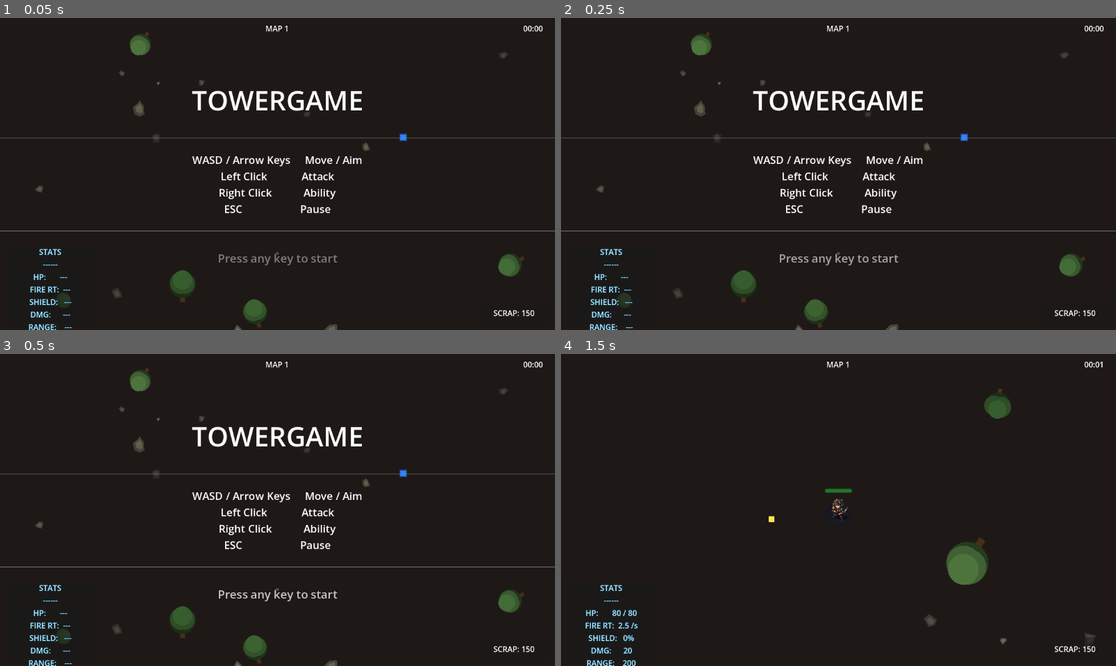
Above: before the commit, frames 1-4 (two rows, left to right).
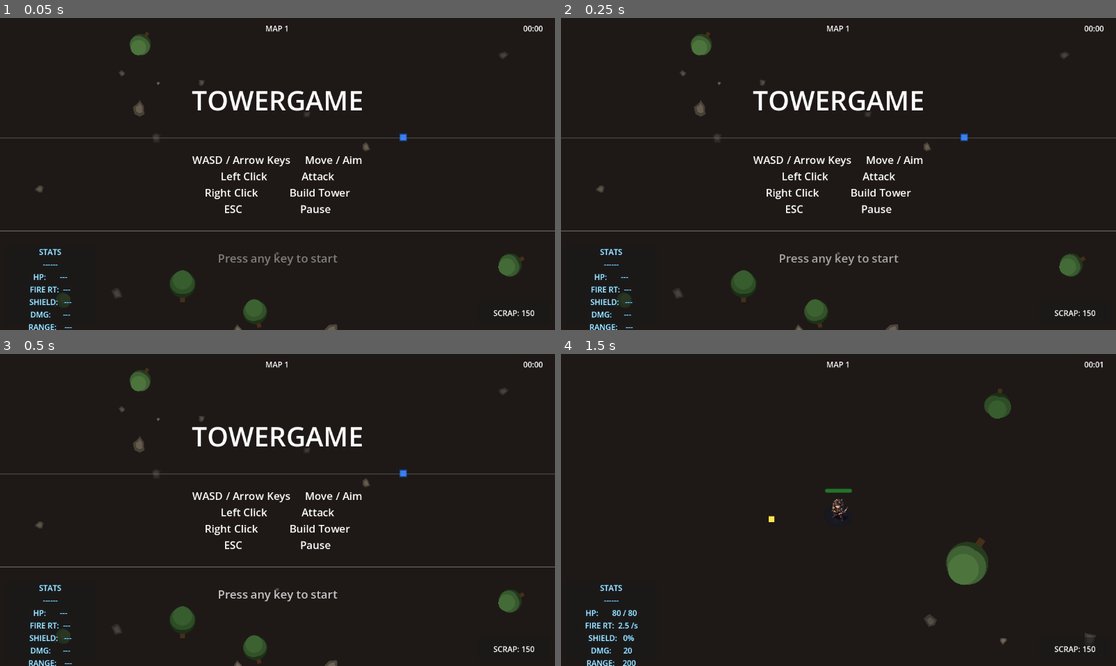
Above: after the commit, the same moments.

Repository: JakeForReal/towergame
Game: Godot game, scene res://scenes/MainScene.tscn
Two runs of this game, one before a commit and one after it. Both use one fixed random seed, a clock stepped at 60 frames per second and the inputs below.
Inputs (mouse positions are in pixels of both pictures, inside the frame that each line leads up to):
- Up to frame 1 (0.05 s): no input
- Up to frame 2 (0.25 s): no input
- Up to frame 3 (0.5 s): no input
- Up to frame 4 (1.5 s): tap Enter (ui_accept) at 0.5, 0.77 s; move the mouse to (960, 494) at 0.52 s; hold D (move_right) 0.53-1.25 s; tap Down (aim_down) at 0.6 s; click (960, 494) at 0.67 s; drag from (727, 525) to (838, 510) at 1.27 s

The runs differ from the first frame. In frame 1, 0.4% of the frame differs, in the area x 37-64%, y 54-59%; in frame 2, 0.4%; in frame 3, 0.4%; in frame 4, nothing differs.

Commit message:
Rename Right Click to Build Tower

Diff:
--- a/scenes/StartScreen.tscn
+++ b/scenes/StartScreen.tscn
@@ -51,7 +51,7 @@
 theme_override_font_sizes/font_size = 22
 text = "WASD / Arrow Keys     Move / Aim
 Left Click            Attack
-Right Click           Ability
+Right Click           Build Tower
 ESC                    Pause"
 horizontal_alignment = 1
 
